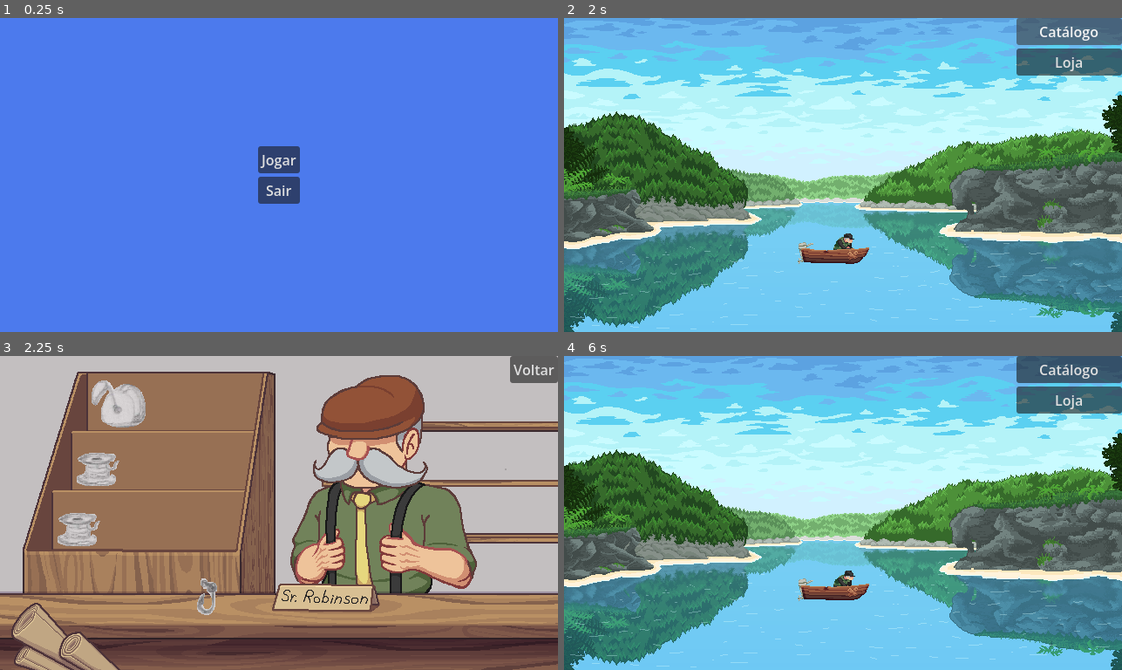
Above: before the commit, frames 1-4 (two rows, left to right).
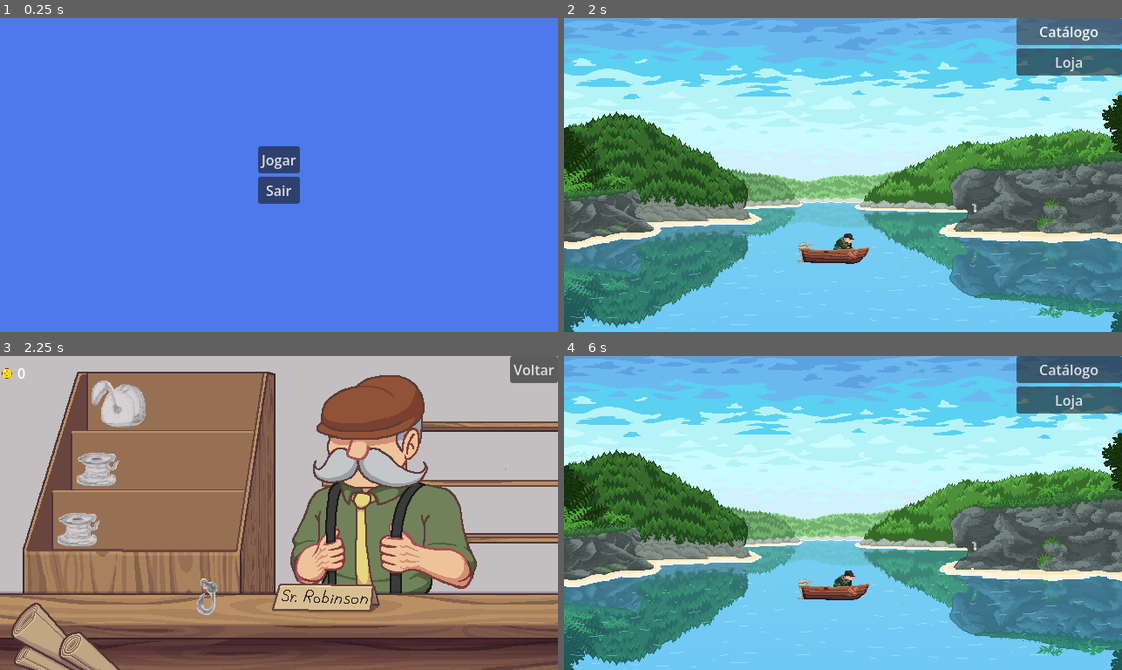
Above: after the commit, the same moments.

Repository: Bad-Onion/gyotaku
Game: Godot game, scene res://main.tscn
Same seed, same stepped clock (60 frames per second), same inputs: the game is played once before the commit and once after it. Sound files missing from this copy of the repository are replaced by a short silence.
Inputs (mouse positions are in pixels of both pictures, inside the frame that each line leads up to):
- Up to frame 1 (0.25 s): no input
- Up to frame 2 (2 s): click "Jogar" at 0.5 s; click "Catálogo" at 1.25 s
- Up to frame 3 (2.25 s): click "Loja" at 2 s
- Up to frame 4 (6 s): click (681, 403) at 2.75 s; click (664, 475) at 3.5 s; click (642, 534) at 4.25 s; click (770, 600) at 5 s; click "Voltar" at 5.75 s

Frames 1-2 are identical in both runs. In frame 3, less than 0.1% of the frame differs, in the area x 0-5%, y 3-8%; in frame 4, nothing differs.

Commit message:
coin system finish

Diff:
--- a/gyotaku/main.tscn
+++ b/gyotaku/main.tscn
@@ -20,8 +20,9 @@
 
 [node name="MainMenu" parent="UIContainer" unique_id=531070255 instance=ExtResource("1_h2yge")]
 
-[node name="MarketUI" parent="UIContainer" unique_id=1187940312 instance=ExtResource("3_kek77")]
+[node name="MarketUI" parent="UIContainer" unique_id=1187940312 node_paths=PackedStringArray("economy_system") instance=ExtResource("3_kek77")]
 visible = false
+economy_system = NodePath("../../EconomySystem")
 
 [node name="PauseMenu" parent="UIContainer" unique_id=767540166 node_paths=PackedStringArray("economy_system") instance=ExtResource("2_1bvp3")]
 visible = false
--- a/gyotaku/scenes/ui/market/market_ui.gd
+++ b/gyotaku/scenes/ui/market/market_ui.gd
@@ -7,18 +7,25 @@
 signal line_size_upgrade_requested
 signal bait_upgrade_requested
 
+
+@export var economy_system: EconomySystem
+
 @onready var back_button: Button = %BackButton
 @onready var market_music: AudioStreamPlayer = %MarketMusic
 
-@onready var reel_btn: TextureButton = $UpgradesContainer/SpinningReelUpgrade
-@onready var line_strength_btn: TextureButton = $UpgradesContainer/LineStrengthUpgrade
-@onready var line_size_btn: TextureButton = $UpgradesContainer/LineSizeUpgrade
-@onready var bait_btn: TextureButton = $UpgradesContainer/FoodBaitUpgrade
+@onready var reel_btn: TextureButton = %SpinningReelUpgrade
+@onready var line_strength_btn: TextureButton = %LineStrengthUpgrade
+@onready var line_size_btn: TextureButton = %LineSizeUpgrade
+@onready var bait_btn: TextureButton = %FoodBaitUpgrade
+@onready var coin_hud: CoinHUD = %CoinHUD
 
 var fade_tween: Tween
 
 
 func _ready() -> void:
+	if economy_system:
+		economy_system.coins_changed.connect(_on_coins_changed)
+
 	back_button.pressed.connect(func(): back_requested.emit())
 	reel_btn.pressed.connect(func(): reel_upgrade_requested.emit())
 	line_strength_btn.pressed.connect(func(): line_strength_upgrade_requested.emit())
@@ -56,3 +63,8 @@
 
 	if fade_tween and fade_tween.is_valid():
 		fade_tween.play()
+
+
+func _on_coins_changed(total_coins: int, _added_amount: int) -> void:
+	if coin_hud:
+		coin_hud.update_coins(total_coins, 0)
--- a/gyotaku/scenes/ui/market/market_ui.tscn
+++ b/gyotaku/scenes/ui/market/market_ui.tscn
@@ -6,6 +6,7 @@
 [ext_resource type="Texture2D" uid="uid://svc3pphu325r" path="res://assets/sprites/market/upgrades/fishing_line_upgrade_1.png" id="3_yj7p1"]
 [ext_resource type="Texture2D" uid="uid://bv58uf004cley" path="res://assets/sprites/market/upgrades/food_bait_upgrade_1.png" id="4_e6xbh"]
 [ext_resource type="AudioStream" uid="uid://dbquecs78ilcy" path="res://assets/audio/mercado.ogg" id="6_yj7p1"]
+[ext_resource type="PackedScene" uid="uid://cv55e06k5bift" path="res://scenes/ui/coin_hud/coin_hud.tscn" id="7_e6xbh"]
 
 [node name="MarketUI" type="Control" unique_id=1187940312]
 process_mode = 3
@@ -30,6 +31,7 @@
 anchors_preset = 0
 
 [node name="SpinningReelUpgrade" type="TextureButton" parent="UpgradesContainer" unique_id=635568040]
+unique_name_in_owner = true
 show_behind_parent = true
 layout_mode = 0
 offset_left = 105.0
@@ -39,6 +41,7 @@
 texture_normal = ExtResource("2_2pdf6")
 
 [node name="LineStrengthUpgrade" type="TextureButton" parent="UpgradesContainer" unique_id=769347759]
+unique_name_in_owner = true
 layout_mode = 0
 offset_left = 88.0
 offset_top = 111.0
@@ -47,6 +50,7 @@
 texture_normal = ExtResource("3_yj7p1")
 
 [node name="LineSizeUpgrade" type="TextureButton" parent="UpgradesContainer" unique_id=429807092]
+unique_name_in_owner = true
 layout_mode = 0
 offset_left = 66.0
 offset_top = 180.0
@@ -55,6 +59,7 @@
 texture_normal = ExtResource("3_yj7p1")
 
 [node name="FoodBaitUpgrade" type="TextureButton" parent="UpgradesContainer" unique_id=198172311]
+unique_name_in_owner = true
 layout_mode = 0
 offset_left = 226.0
 offset_top = 255.0
@@ -76,3 +81,8 @@
 [node name="MarketMusic" type="AudioStreamPlayer" parent="." unique_id=1783391980]
 unique_name_in_owner = true
 stream = ExtResource("6_yj7p1")
+
+[node name="CoinHUD" parent="." unique_id=2050263438 instance=ExtResource("7_e6xbh")]
+unique_name_in_owner = true
+layout_mode = 0
+is_always_visible = true
